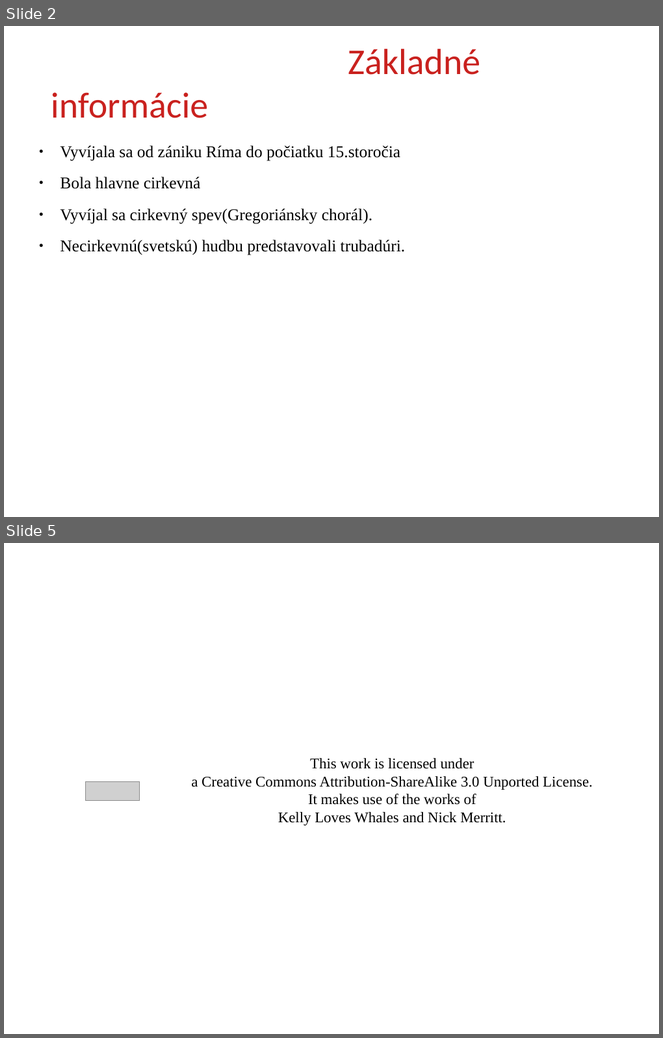
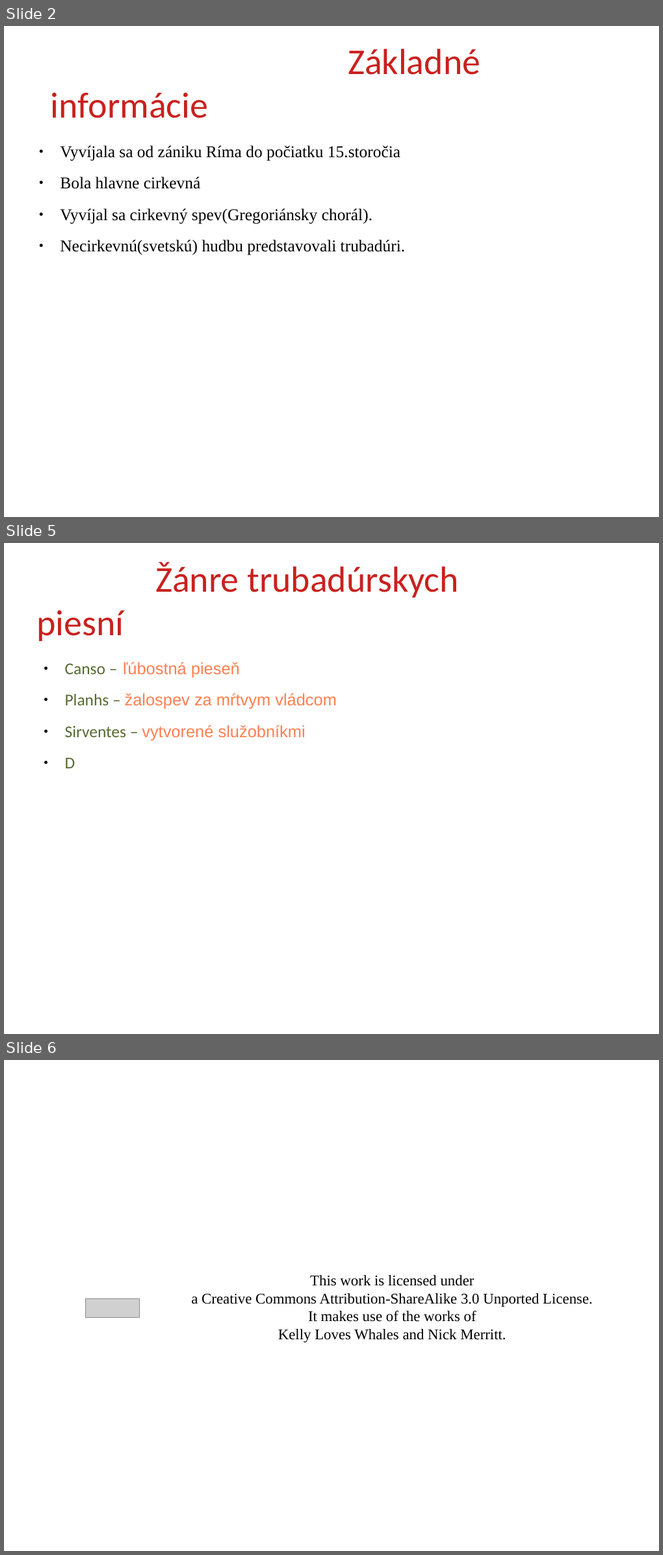
Before and after one commit to jenca-adam/stredoveka-hudba, a slide deck: MIDDLEAGEMUSIC.odp. Shown one above the other, each under a label of ours: slides 2 and 5 before the commit, slides 2, 5 and 6 after it; the slides between them are not shown. The pictures are 663x1038 and 663x1555 pixels, drawn with LibreOffice and Linux fonts; fonts in the diff are those of the drawing; grey boxes stand for pictures; background and template pictures are left out. Boxes give left, top, right and bottom in pixels: in the first picture for what was removed or moved away, otherwise in the second. Text is boxed around its words. In the diff, an @@ line names an element or a change of style, - is before the commit and + after.

```diff
--- a/MIDDLEAGEMUSIC.odp
+++ b/MIDDLEAGEMUSIC.odp
@@ slide 5 added at [4, 543, 659, 1034], background picture (left out) @@
@@ title added at [155, 562, 458, 598], 44 pt, text #C9211E @@
+Žánre trubadúrskych piesní
@@ text added at [65, 662, 337, 769], 20 pt, text #FF7F50 @@
+● Canso – ľúbostná pieseň
+● Planhs – žalospev za mŕtvym vládcom
+● Sirventes – vytvorené služobníkmi
+● D
@@ what was slide 5 is now slide 6 @@
```
Also in this commit, not shown: 1 slide changed, 1 other slide added, 1 slide removed, 1 other file.
